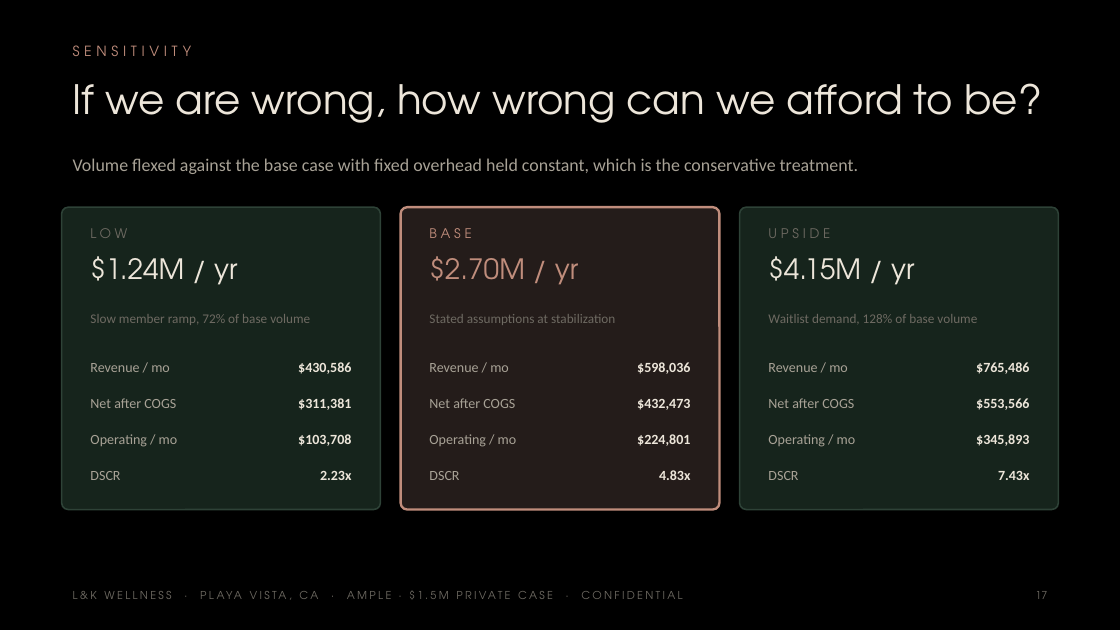
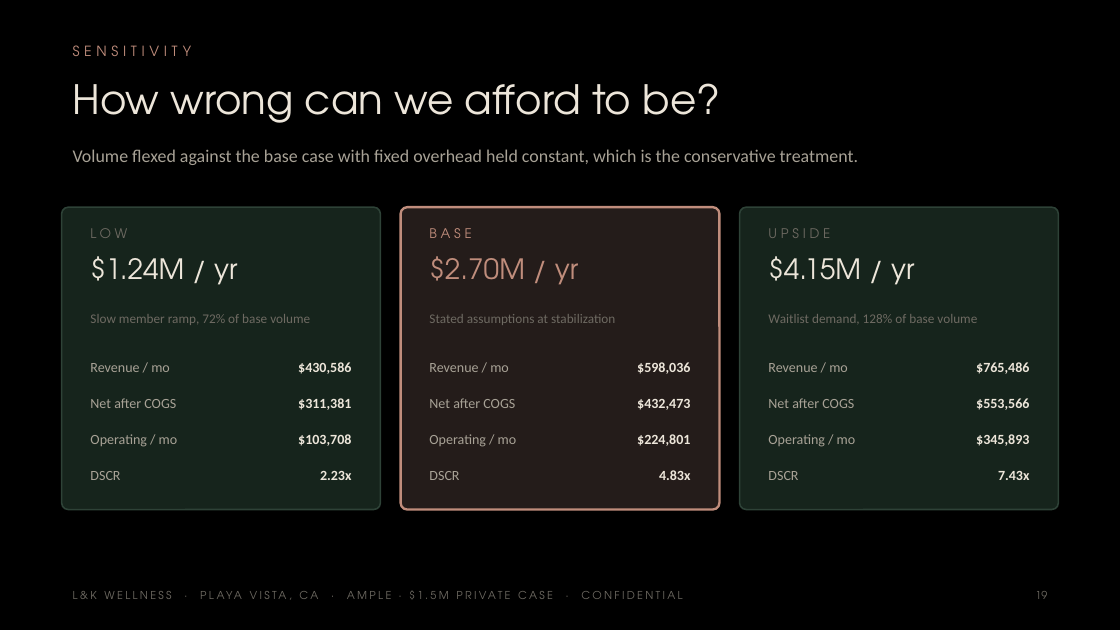
Before and after one commit to apexalpha811/2mil_ample, a slide deck: slide 19 of 1.5mil_ample.pptx (slide 17 before the commit). Drawn at 1120x630 pixels with LibreOffice and Linux fonts; fonts in the diff are those of the drawing. Boxes give left, top, right and bottom in pixels: in the first picture for what was removed or moved away, otherwise in the second. Text is boxed around its words. In the diff, an @@ line names an element or a change of style, - is before the commit and + after.

```diff
--- a/1.5mil_ample.pptx
+++ b/1.5mil_ample.pptx
@@ text at (73,83,721,123): text changed @@
-If we are wrong, how wrong can we afford to be?
+How wrong can we afford to be?
@@ text "Volume flexed against the base ..." at (73,149,858,165): vertical alignment middle to top @@
@@ text at (1035,591,1047,599): text changed @@
-17
+19
```
Also in this commit, not shown: 32 other slides changed, 5 slides added, 5 other files.
